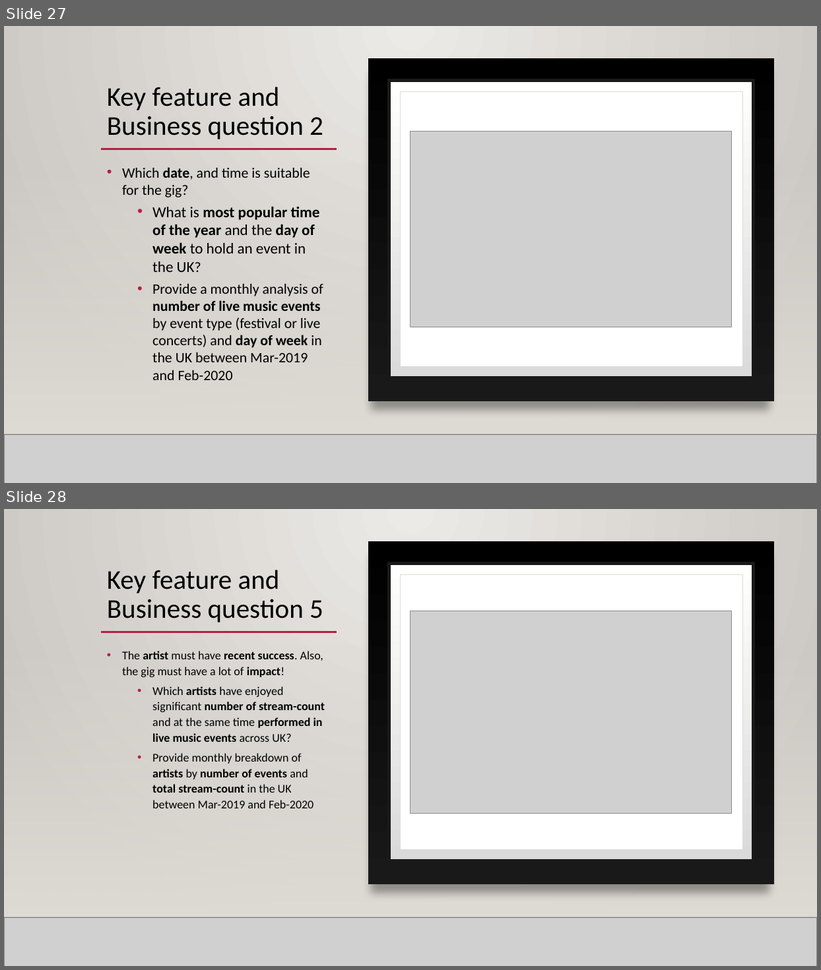
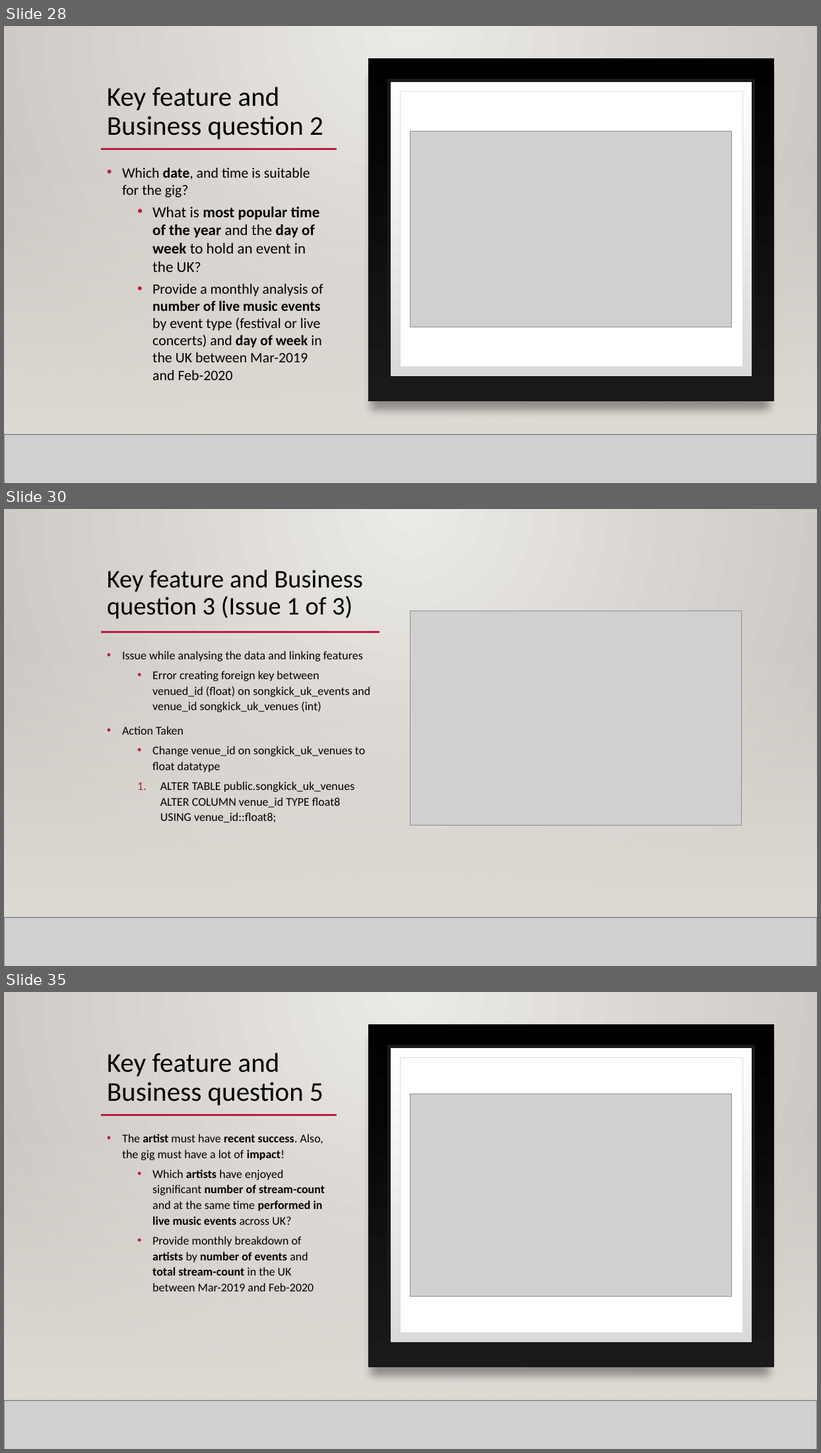
Before and after one commit to mahyarshu/Gigalytics, a slide deck: documents/Presentation/Innovators.pptx. Shown one above the other, each under a label of ours: slides 27 and 28 before the commit, slides 28, 30 and 35 after it; the slides between them are not shown. The pictures are 821x970 and 821x1453 pixels, drawn with LibreOffice and Linux fonts; fonts in the diff are those of the drawing; grey boxes stand for pictures; background and template pictures are left out. Boxes give left, top, right and bottom in pixels: in the first picture for what was removed or moved away, otherwise in the second. Text is boxed around its words. In the diff, an @@ line names an element or a change of style, - is before the commit and + after.

```diff
--- a/documents/Presentation/Innovators.pptx
+++ b/documents/Presentation/Innovators.pptx
@@ slide 30 added at [4, 509, 817, 966], background gradient #ECEAE7 to #CAC7C1; not listed: 3 template elements that a slide beside it also shows @@
@@ rectangle added at [4, 509, 817, 966], fill gradient #ECEAE7 to #CAC7C1 @@
@@ title added at [107, 570, 363, 619], 30 pt, text #000000 @@
+Key feature and Business question 3 (Issue 1 of 3)
@@ picture added at [411, 611, 741, 825] @@
@@ rectangle added at [4, 644, 817, 918], fill gradient #DFDBD5 @@
@@ line added from (101, 632) to (380, 632), #B71E42 2.5 pt @@
@@ text added at [122, 651, 371, 823], 14 pt, text #000000 @@
+• Issue while analysing the data and linking features
+  • Error creating foreign key between venued_id (float) on songkick_uk_events and venue_id songkick_uk_venues (int)
+• Action Taken
+  • Change venue_id on songkick_uk_venues to float datatype
+  1. ALTER TABLE public.songkick_uk_venues ALTER COLUMN venue_id TYPE float8 USING venue_id::float8;
@@ picture added at [4, 918, 817, 966] @@
@@ line added from (4, 918) to (817, 918), #000001 1 pt @@
@@ what was slide 27 is now slide 28 @@
@@ what was slide 28 is now slide 35 @@
```
Also in this commit, not shown: 4 slides changed, 6 other slides added.
